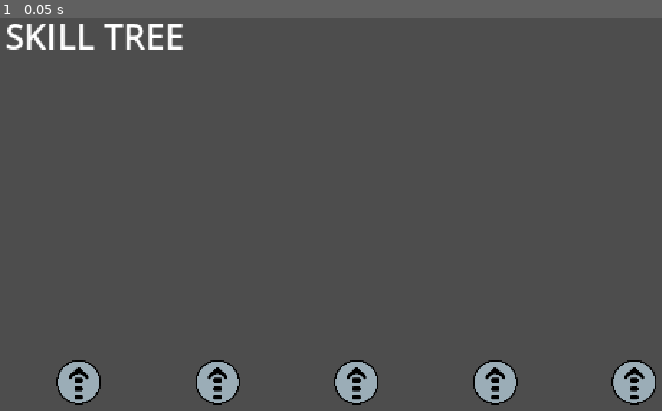
Above: before the commit, frame 1.
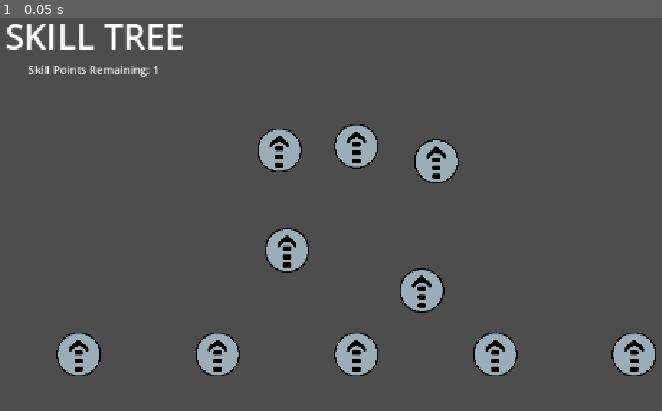
Above: after the commit, the same moment.

Repository: Firoty1/alien-attack
Game: Godot game, scene res://Scenes/skills.tscn
Same seed, same stepped clock (60 frames per second), same inputs: the game is played once before the commit and once after it. This scene is started directly instead of the project's main scene.
Inputs:
- Up to frame 1 (0.05 s): no input

The runs differ from the first frame. In frame 1, 7.9% of the frame differs, in the area x 4-100%, y 12-99%.
Error before the commit: Invalid operands 'String' and 'Nil' in operator '+'. (res://Scripts/skill_node.gd:12)

Commit message:
tooltips added

Diff:
--- a/Scenes/skills.gd
+++ b/Scenes/skills.gd
@@ -1,3 +1,12 @@
 extends Control
 
-var SkillPoints = 1
+var SkillPoints = 7
+
+func _ready():
+	for i in $Nodes.get_children():
+		i.Stat = SkillManager.GetStat(i.SkillName)
+		i.Pressed.connect(SkillUnlocked)
+
+func SkillUnlocked():
+	SkillPoints -= 1
+	$Points.text = "Skill Points Remaining: " + str(SkillPoints)
--- a/Scenes/skills.tscn
+++ b/Scenes/skills.tscn
@@ -24,51 +24,110 @@
 theme_override_font_sizes/font_size = 50
 text = "SKILL TREE"
 
+[node name="Points" type="Label" parent="." unique_id=414155581]
+layout_mode = 0
+offset_left = 59.0
+offset_top = 110.0
+offset_right = 247.0
+offset_bottom = 133.0
+text = "Skill Points Remaining: 1"
+
 [node name="Nodes" type="Node" parent="." unique_id=874654014]
 
 [node name="Speed" parent="Nodes" unique_id=190324013 instance=ExtResource("1_1n2b8")]
 offset_left = 100.0
-offset_top = 540.0
+offset_top = 500.0
 offset_right = 164.0
-offset_bottom = 604.0
+offset_bottom = 564.0
 tooltip_text = "Movement speed LV 1/5: 450"
 SkillType = "Stat"
 SkillName = "Speed"
+MaxLevel = 5
+Tooltip1 = "Movement Speed LV "
 
 [node name="AttackSpeed" parent="Nodes" unique_id=1824006504 instance=ExtResource("1_1n2b8")]
 offset_left = 300.0
-offset_top = 540.0
+offset_top = 500.0
 offset_right = 364.0
-offset_bottom = 604.0
+offset_bottom = 564.0
 tooltip_text = "Attack Speed LV 1/5: 2/s"
 SkillType = "Stat"
 SkillName = "AttackSpeed"
+MaxLevel = 5
+Tooltip1 = "Attack Speed LV "
 
 [node name="BulletSpeed" parent="Nodes" unique_id=1109203260 instance=ExtResource("1_1n2b8")]
 offset_left = 700.0
-offset_top = 540.0
+offset_top = 500.0
 offset_right = 764.0
-offset_bottom = 604.0
+offset_bottom = 564.0
 tooltip_text = "Bullet Speed LV 1/5: 1000"
 SkillType = "Stat"
 SkillName = "BulletSpeed"
+MaxLevel = 5
+Tooltip1 = "Bullet Speed LV "
 
 [node name="Pierces" parent="Nodes" unique_id=317107884 instance=ExtResource("1_1n2b8")]
 offset_left = 500.0
-offset_top = 540.0
+offset_top = 500.0
 offset_right = 564.0
-offset_bottom = 604.0
+offset_bottom = 564.0
 tooltip_text = "Pierces LV 1/3: 0"
 SkillType = "Stat"
 SkillName = "BulletPierces"
+MaxLevel = 3
+Tooltip1 = "Pierces LV "
 
 [node name="PointsMultiplier" parent="Nodes" unique_id=1916379516 instance=ExtResource("1_1n2b8")]
 offset_left = 900.0
-offset_top = 540.0
+offset_top = 500.0
 offset_right = 964.0
-offset_bottom = 604.0
+offset_bottom = 564.0
 tooltip_text = "Point Multiplier LV1/5: 1x"
 SkillType = "Stat"
 SkillName = "PointsMult"
+MaxLevel = 5
+Tooltip1 = "Points Multiplier LV "
+
+[node name="Life" parent="Nodes" unique_id=915785904 instance=ExtResource("1_1n2b8")]
+offset_left = 500.0
+offset_top = 200.0
+offset_right = 564.0
+offset_bottom = 264.0
+SkillType = "Stat"
+SkillName = "Life"
+MaxLevel = 3
+Tooltip1 = "Lives LV "
+
+[node name="Explosion" parent="Nodes" unique_id=556490487 instance=ExtResource("1_1n2b8")]
+offset_left = 400.0
+offset_top = 350.0
+offset_right = 464.0
+offset_bottom = 414.0
+SkillType = "Ability"
+SkillName = "Explosion"
+Tooltip1 = "Explosion LV "
+Tooltip2 = " | Creates an explosion around you when you lose a life"
 
 [node name="Branches" type="Node" parent="." unique_id=298902326]
+
+[node name="SkillNode3" parent="." unique_id=1639268255 instance=ExtResource("1_1n2b8")]
+layout_mode = 0
+offset_left = 594.0
+offset_top = 408.0
+offset_right = 658.0
+offset_bottom = 472.0
+
+[node name="SkillNode4" parent="." unique_id=1917365307 instance=ExtResource("1_1n2b8")]
+layout_mode = 0
+offset_left = 389.0
+offset_top = 206.0
+offset_right = 453.0
+offset_bottom = 270.0
+
+[node name="SkillNode5" parent="." unique_id=1848144017 instance=ExtResource("1_1n2b8")]
+layout_mode = 0
+offset_left = 615.0
+offset_top = 222.0
+offset_right = 679.0
+offset_bottom = 286.0
--- a/Scripts/SkillManager.gd
+++ b/Scripts/SkillManager.gd
@@ -11,8 +11,8 @@
 
 func StatUpgrade(Stat):
 	if Stat == "Speed":
-		Speed += 25
-	elif Stat == "BulletPierce":
+		Speed += 50
+	elif Stat == "BulletPierces":
 		BulletPierce += 1
 	elif Stat == "AttackSpeed":
 		attackspeed -= .05
@@ -27,3 +27,19 @@
 
 func AbilityUnlock(Ability):
 	pass
+
+func GetStat(Stat):
+	if Stat == "Speed":
+		return Speed
+	elif Stat == "BulletPierces":
+		return BulletPierce
+	elif Stat == "AttackSpeed":
+		return attackspeed
+	elif Stat == "BulletSpeed":
+		return bulletspeed
+	elif Stat == "Bullets":
+		return Bullets
+	elif Stat == "Life":
+		return Lives
+	elif Stat == "PointsMult":
+		return PointsMult
--- a/Scripts/skill_node.gd
+++ b/Scripts/skill_node.gd
@@ -1,15 +1,21 @@
 extends Button
 
 @export var Requirements: Array
+var Unlocked = false
 @export var SkillType: String
 @export var SkillName: String
 var Level = 1
 @export var MaxLevel: int
 @export var Tooltip1: String
+@export var Tooltip2: String
 var Stat
+signal Pressed
 
 func _ready():
-	tooltip_text = Tooltip1 + str(Level) + "/" + str(MaxLevel) + ": " + Stat
+	await get_tree().create_timer(.03).timeout
+	if SkillName == "AttackSpeed":
+		Stat = 1/Stat
+	tooltip_text = Tooltip1 + str(Level) + "/" + str(MaxLevel) + ": " + str(Stat) + Tooltip2
 
 func CheckUnlock():
 	var Unlock = true
@@ -25,14 +31,16 @@
 
 func _on_pressed():
 	if get_parent().get_parent().SkillPoints != 0 and Level != MaxLevel:
-		get_parent().get_parent().SkillPoints -= 1
-		AddLevel()
-		print("a")
+		Pressed.emit()
 		if SkillType == "Stat":
 			SkillManager.StatUpgrade(SkillName)
 		else:
 			SkillManager.AbilityUnlock(SkillName)
+		AddLevel()
+
 
 func AddLevel():
-	pass
-	#tooltip_text =
+	Level += 1
+	Unlocked = true
+	Stat = SkillManager.GetStat(SkillName) if SkillName != "AttackSpeed" else 1/SkillManager.GetStat(SkillName)
+	tooltip_text = Tooltip1 + str(Level) + "/" + str(MaxLevel) + ": " + str(Stat)
